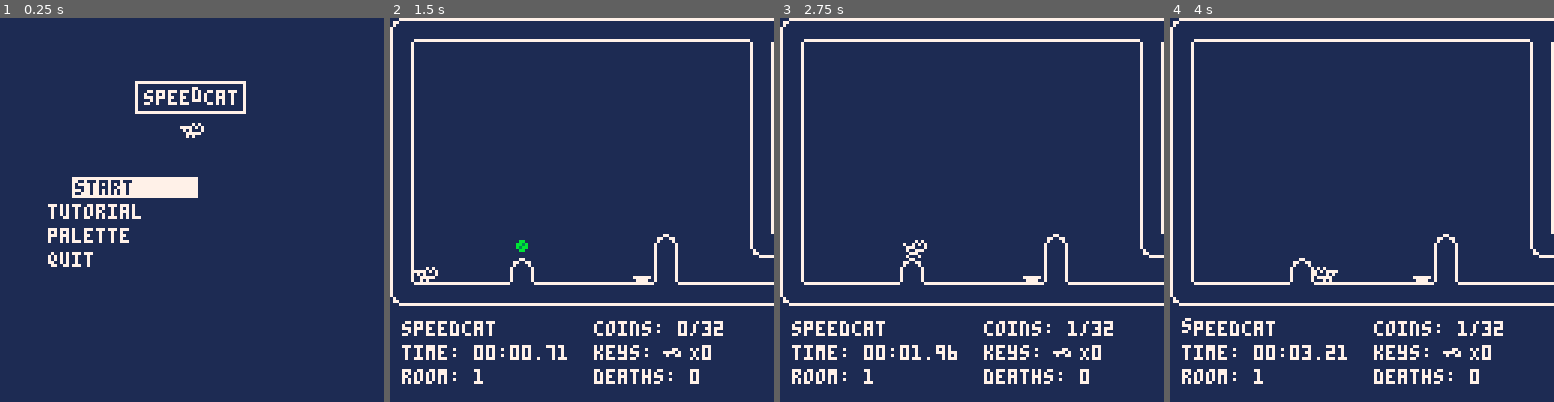
Above: before the commit, frames 1-4 (left to right).
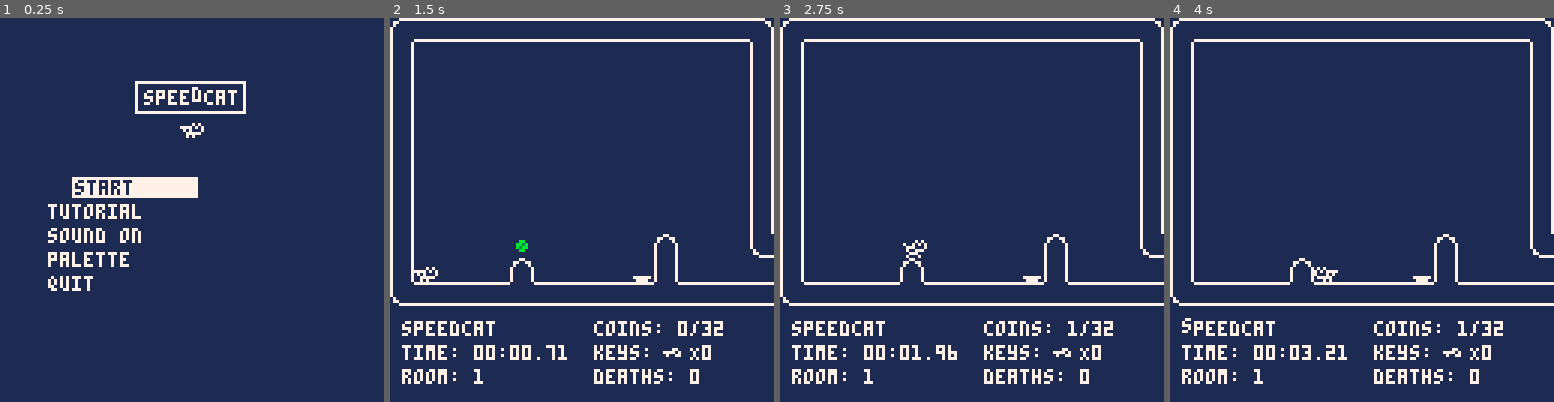
Above: after the commit, the same moments.

Repository: fletchmakes/speedcat
Game: PICO-8 cartridge speedcat.p8
The game is run twice, just before and just after one commit, with the same random seed, the same clock (stepped at 60 frames per second) and the same inputs.
Inputs:
- Up to frame 1 (0.25 s): no input
- Up to frame 2 (1.5 s): tap X (X key) at 0.33, 1.07 s; tap O (Z key) at 0.7 s
- Up to frame 3 (2.75 s): hold Right 1.6-2.1 s; tap O (Z key) at 1.7, 2.1, 2.5 s; tap X (X key) at 1.85 s; hold Up 2.15-2.42 s; hold Right from 2.47 s (still down)
- Up to frame 4 (4 s): tap O (Z key) at 2.9, 3.3, 3.7 s; tap X (X key) at 2.97 s; release Right at 3.03 s; hold Left 3.08-3.58 s; hold Down 3.63-3.97 s

The runs differ from the first frame. In frame 1, 0.9% of the frame differs, in the area x 12-37%, y 54-72%; in frame 2, less than 0.1%; in frame 3, less than 0.1%; in frame 4, less than 0.1%.

Commit message:
fix crate collisions

Diff:
--- a/speedcat.p8
+++ b/speedcat.p8
@@ -16,6 +16,7 @@
 double_tick = false
 double_double_tick = false
 game_started = false
+muted = false
 background_col = 1
 foreground_col = 7
 deaths = 0
@@ -56,9 +57,9 @@
 function _draw()
     cls(background_col)
     draw_objects()
+    if (not muted) then play_music() end
     if (game_started) then
         show_stats()
-        -- play_music()
     end
 end
 
@@ -90,7 +91,7 @@
     -- physics
     cat.accel = 0.06
     cat.deccel = 0.1
-    cat.jaccel = -1.8
+    cat.jaccel = -1.6
     cat.saccel = -2.5
     cat.maxhvel = 1
     cat.minhvel = -1
@@ -948,6 +949,31 @@
         crate.handle_block(this, cat, horiz)
     end
 
+    crate.handle_crate = function(this, crate, horiz)
+        this.can_move = false
+        if (horiz) then
+            if (this.pos.x < crate.pos.x + crate.box.x) then
+                local oldcratex = crate.pos.x
+                local newcratex = crate.push(crate, this)
+                if (oldcratex ~= newcratex) then
+                    this.pos.x = newcratex - crate.box.x - crate.box.w - this.box.x
+                else
+                    this.handle_block(this, crate, horiz)
+                end
+            else
+                local oldcratex = crate.pos.x
+                local newcratex = crate.push(crate, this)
+                if (oldcratex ~= newcratex) then
+                    this.pos.x = newcratex + crate.box.x + crate.box.w + this.box.x
+                else
+                    this.handle_block(this, crate, horiz)
+                end
+            end
+        else
+            this.handle_block(this, crate, horiz)
+        end
+    end
+
     crate.push = function(this, ent)
         this.dx = this.dx + ent.dx
         this.update(this)
@@ -995,7 +1021,7 @@
 
     -- if this is a half block; adjust hitbox
     if (num == 72) or (num == 73) or (num == 74) or (num == 75) then
-        block.box = { x=0, y=4, w=8, h=4 }
+        block.box = { x=0, y=5, w=8, h=3 }
     end
 
     block.draw = function(this)
@@ -1015,7 +1041,7 @@
     main_menu.basex = 16
     main_menu.basey = 54
     -- option strings
-    main_menu.options = { "start", "tutorial", "palette", "quit" }
+    main_menu.options = { "start", "tutorial", "sound on", "palette", "quit" }
     -- option objects
     main_menu.opts = {}
     main_menu.selection = nil
@@ -1228,6 +1254,16 @@
             delete_all_objects()
             local tutorial = init_tutorial()
             add(objects, tutorial)
+        end
+
+        if (this.message == "sound on") or (this.message == "sound off") then
+            if (this.message == "sound on") then
+                muted = true
+                this.message = "sound off"
+            else
+                muted = false
+                this.message = "sound on"
+            end
         end
 
         if (this.message == "palette") then
@@ -1654,8 +1690,8 @@
 07700000000000000000077007700000000007707000000000000007700000070000000000000000000000000000000000000000000000000000000000000000
 07000000000000000000007007000000000000707000000000000007700000070000000000000000000000000000000000000000000000000000000000000000
 70000000000000000000000770000000000000077000000000000007700000070000000000000000000000000000000000000000000000000000000000000000
-70000000000000000000000770000000000000077000000000000007700000070777777777777777777777700777777000000000000000000000000000000000
-70000000000000000000000707000000000000707000000000000007700000077000000000000000000000077000000700000000000000000000000000000000
+70000000000000000000000770000000000000077000000000000007700000070000000000000000000000000000000000000000000000000000000000000000
+70000000000000000000000707000000000000707000000000000007700000070777777777777777777777700777777000000000000000000000000000000000
 70000000000000000000000707700000000007707000000000000007700000077000000000000000000000077000000700000000000000000000000000000000
 70000000000000000000000700077777777770007000000000000007700000077000000000000000000000077000000700000000000000000000000000000000
 70000000000770000000000700077000777777777000000000000007700000070000000000000000000000000000000000000000000000000000000000000000
@@ -1683,7 +1719,7 @@
 00000000000000000000000000000000000000000000000000000000000000000000000000000000000000000000000000000000000000000000000000000000
 00000000000000000000000000000000000000000000000000000000000000000000000000000000000000000000000000000000000000000000000000000000
 04454545144545454545454545760046044545454545454545454545454545240445454545454545454545454545452404454545454545454545454545454524
-04454545454544000034454545454524044545454545454545454545454545240445454545454545454545454545452404454545454545454545454545454524
+04454545454526000006454545454524044545454545454545454545454545240445454545454545454545454545452404454545454545454545454545454524
 46000000460000000000000000000046460000000000000000000000000000464600000000000000000000000000004646630000000000000000000000000046
 46000000000000000000000000000046460000000000000000000000000000464600000000000000000000000000004646000000000000000000000000000046
 4600000046210084a40000000300b446460000000000000000000000000000464600000000000000000000000000004646000000000000000000000000000046
@@ -1704,7 +1740,7 @@
 26000000000000000000000000000046460000000000000000000000000000464600000000000000000000000000004646000000000000000000000000000046
 4600461212124612121212124612124605240000000000700023102100000046050025b400000003000000b40043104646700000000000230000000000000000
 00000000000000000000000000000046460000000000000000000000000000464600000000000000000000000000004646000000000000000000000000000046
-46000545454516454545454516454526061645454545454545454545240000460616164545454545454545454545452606454545454545454545454545454545
+46000545454516454545454516454526061645454545454545454545240000460616161645454545454545164545452606454545454545454545454545454545
 45454545454545454545454545454526064545454545454545454545454545260645454545454545454545454545452606454545454545454545454545454526
 00000000000000000000000000000000000000000000000000000000000000000000000000000000000000000000000000000000000000000000000000000000
 00000000000000000000000000000000000000000000000000000000000000000000000000000000000000000000000000000000000000000000000000000000
@@ -1718,17 +1754,17 @@
 04454545454545454545454545454524044545454545454545454545454545240445454545454545454545454545452404454545454545454545454545454524
 46000000000000000000000000000046466300000000000000000000000070464600000000000000000000000000004646000000000000000000000000000046
 46000000000000000000000000000046460000000000000000000000000000464600000000000000000000000000004646000000000000000000000000000046
-46000000000000000000000000000046460000000034454545454545454545254600000000000000000000000000004646000000000000000000000000000046
+46000000000000000000000000000046460000000000344545454545454545254600000000000000000000000000004646000000000000000000000000000046
 46000000000000000000000000000046460000000000000000000000000000464600000000000000000000000000004646000000000000000000000000000046
 46000000000000000000000010000046460000007000000000000000000000464600000000000000000000000000004646000000000000000000000000000046
 46000000000000000000000000000046460000000000000000000000000000464600000000000000000000000000004646000000000000000000000000000046
-46020000001500000000000000000046460000344544000000001000000000464600000000000000000000000000004646000000000000000000000000000046
+46020000001500000000000000000046460000344544000000001000560000464600000000000000000000000000004646000000000000000000000000000046
 46000000000000000000000000000046460000000000000000000000000000464600000000000000000000000000004646000000000000000000000000000046
-05440000000000000000000035000006260000000000002300001300000000464600000000000000000000000000004646000000000000000000000000000046
+05440000000000000000000035000006260000000000005600001300000000464600000000000000000000000000004646000000000000000000000000000046
 46000000000000000000000000000046460000000000000000000000000000464600000000000000000000000000004646000000000000000000000000000046
-46000000000000000070000046000000000200000000002300000000000070464600000000000000000000000000004646000000000000000000000000000046
+46000000000000000070000046000000000200000000000000000000000070464600000000000000000000000000004646000000000000000000000000000046
 46000000000000000000000000000046460000000000000000000000000000464600000000000000000000000000004646000000000000000000000000000046
-46000000000000000056000006454514144400000000000000000000002366254600000000000000000000000000004646000000000000000000000000000046
+46000000000000000056000006454514144400000000000000000000005666254600000000000000000000000000004646000000000000000000000000000046
 46000000000000000000000000000046460000000000000000000000000000464600000000000000000000000000004646000000000000000000000000000046
 46000000000000000000000000000046460000000000000013131300000000464600000000000000000000000000004646000000000000000000000000000046
 46000000000000000000000000000046460000000000000000000000000000464600000000000000000000000000004646000000000000000000000000000046
@@ -1869,34 +1905,34 @@
 
 
 __map__
-4054545454545454545454545454544141545454545454545454545454545442405454545454545454545454545454424054545454545454545454545454544240545454545454545454545454545442405454545454545454545454545454424054545454545454545454545454544240545454545454545454545454545442
+4054545454545454545454545454544240545454545454545454545454545442405454545454545454545454545454424054545454545454545454545454544240545454545454545454545454545442405454545454545454545454545454424054545454545454545454545454544240545454545454545454545454545442
 6400000000000000000000000000006464360000000000000000000000000064640000000000000000000000000000606225000000000000000000000000006464360000000000000000000000000060620000000000000000000000000000646400000000000000000000000000006464000000000000000000000000000064
 6400000000000000000000000000006464000000000000000000000000000064640000000000000000000000000000000000000000000000000000000000006464000000000000000000000000000000000000000000000000000000000000646400000000000000000000000000006464000000000000000000000000000064
-6400000000000000000000000000006464000000000000000000000000000064640100000000000000000000000043414144000000000000000000000000006464000000000000000000000000004041414400000000000000000000000000646400000000000000000000000000006464000000000000000000000000000064
+6400000000000000000000000000006464000000000000000000000000000064640100000000000000000000000043414144000000000000000000000000006464000000250000000000000000004041414400000000000000000000000000646400000000000000000000000000006464000000000000000000000000000064
 6400000000000000000000000000006464000000000000000000000000000060615442000000000000000000000000646400000000000000000000000000006062000000000000000000000000075052640000000000000000000000000000646400000000000000000000000000006464000000000000000000000000000064
 6400000000000000000000000000006464000000000000000000000000000000000060440000000000000000000000646400000000434400000000000000000000000000000000000031313166546152640000000000000000000000000000646400000000000000000000000000006464000000000000000000000000000064
-6400000000000000000000000000006464000000000000000000000000000100000030200000530000000000000000646400000000000000434400000020004042000000510032323200000000000064640000000000000000000000000000646400000000000000000000000000006464000000000000000000000000000064
-6400000000000000000000000000006464000000000000000000000000004341415454415454620000434400000033646400000000000000000000004067326464070000000000000000000000000064640000000000000000000000000000646400000000000000000000000000006464000000000000000000000000000064
-6400000000000000000000000000006464000000000000000000003200000064640000640000000000000000000047646400000000000000000000076400006450463200000000000000000001000064640000000000000000000000000000646400000000000000000000000000006464000000000000000000000000000064
-6400000000010000000000530000006062000000000000003100000000000064640000570000000000000000006557645054546700000000004054545600006450520000000000000000003232000064640000000000000000000000000000646400000000000000000000000000006464000000000000000000000000000064
-6420000000530000000007640000000000200000005321212121212121212164640000350053000000000000665467646412003500000000076425003200016450520700002000000000212121212164640000000000000000000000000000646400000000000000000000000000006464000000000000000000000000000064
-6054545454615454545454615454545454545454546154545454545454545462640040545461545454545454545454626054545454545454546154545454546260615454545444000043545454545461615454545454545454545454545454626054545454545454545454545454546260545454545454545454545454545462
+6400000000000000000000000000006464000000000000000000000000000100000030200000530000000000000000646400000000000000434400000020004041440000650032323200000000000064640000000000000000000000000000646400000000000000000000000000006464000000000000000000000000000064
+6400000000000000000000000000006464000000000000000000000000004341415454415454620000434400000033646400000000000000000000004067326464000000000000000000000000000064640000000000000000000000000000646400000000000000000000000000006464000000000000000000000000000064
+6400000000000000000000000000006464000000000000000000006500000064640000640000000000000000000040526400000000000000000000076400006464000000000000000000000001000064640000000000000000000000000000646400000000000000000000000000006464000000000000000000000000000064
+6400000000010000000000530000006062000000000000003100000000000064640000570000000000000000004000525054546700000000004054545600006464000000000000000000003232000064640000000000000000000000000000646400000000000000000000000000006464000000000000000000000000000064
+6420000000530000000007640000000000200000005321212121212121212164640000350053000000000000400000526412003500000000076425003200016464250000002000000000212121212164640000000000000000000000000000646400000000000000000000000000006464000000000000000000000000000064
+6054545454615454545454615454545454545454546154545454545454545462640040545461545454545454616161626054545454545454546154545454546260545454545442000040545454545461615454545454545454545454545454626054545454545454545454545454546260545454545454545454545454545462
 0000000000000000000000000000000000000000000000000000000000000000000000000000000000000000000000000000000000000000000000000000000000000000000000000000000000000000000000000000000000000000000000000000000000000000000000000000000000000000000000000000000000000000
 0000000000000000000000000000000000000000000000000000000000000000000000000000000000000000000000000000000000000000000000000000000000000000000000000000000000000000000000000000000000000000000000000000000000000000000000000000000000000000000000000000000000000000
 0000000000000000000000000000000000000000000000000000000000000000000000000000000000000000000000000000000000000000000000000000000000000000000000000000000000000000000000000000000000000000000000000000000000000000000000000000000000000000000000000000000000000000
 0000000000000000000000000000000000000000000000000000000000000000000000000000000000000000000000000000000000000000000000000000000000000000000000000000000000000000000000000000000000000000000000000000000000000000000000000000000000000000000000000000000000000000
-4054545454545454545454545454544240545454545454545454545454545442640060545454545454545454545454424054545454545454545454545454544240545454545442323243545454545442405454545454545454545454545454424054545454545454545454545454544240545454545454545454545454545442
+4054545454545454545454545454544240545454545454545454545454545442640060545454545454545454545454424054545454545454545454545454544240545454545452323260545454545442405454545454545454545454545454424054545454545454545454545454544240545454545454545454545454545442
 6400300030000000000000000000006464360000000000000000000000000064640000000000000000000000000024646400000000000000000000000000006464000000000064070000000000002564640000000000000000000000000000646400000000000000000000000000006464000000000000000000000000000064
 6400320032000000000000000000006062000000000000000000000000000064642000000000000000000000000024646400000000000000000000000000006464000000000060545454545454545452640000000000000000000000000000646400000000000000000000000000006464000000000000000000000000000064
-6400000000000000000000000000002000000000000000000000000066545452504142000053000053000053000024646400000000000000000000000000006464000000000000000000000000000064640000000000000000000000000000646400000000000000000000000000006464000000000000000000000000000064
-6401000000000000000000000000004041440000010000000000000032000064500052212164212164212164000024646400010000000000000000000000256464000000000000000000000000000064640000000000000000000000000000646400000000000000000000000000006464000000000000000000000000000064
-5042000000000000000043440000006464000000434400000000000032003364500000545461545461545456000024556154440000510000000000665454546162000000000000001200000000002564640000000000000000000000000000646400000000000000000000000000006464000000000000000000000000000064
-5052212121214042000000000007006464000000000000000032320043545452500052000000000000000000000000000020000000000000070000340000000000200000004354545454545454545452640000000000000000000000000000646400000000000000000000000000006464000000000000000000000000000064
-5061545454546156000000004341415264000000000000434400000000000060616152000000000000000000435454414154545454545454545454545454544141440000000000000000000000000064640000000000000000000000000000646400000000000000000000000000006464000000000000000000000000000064
-6400002200000022000000000050615264000000003232000000000000000020000063000000000000005100320000646400000000000000000000000000006464000700000000000000000000000164640000000000000000000000000000646400000000000000000000000000006464000000000000000000000000000064
-6405000000000000000007000057006464000043440000000000000000004041420030000000000051000000320000646425000000000000000000000000006450414142000000000000000000665452640000000000000000000000000000646400000000000000000000000000006464000000000000000000000000000064
-5041414142004041414146000034006464070000000000000000000000400052640545414146000000000000320001646407000000000000000000000000336450000000420000000000000700323364640000000000000000000000000000646400000000000000000000000000006464000000000000000000000000000064
-6061616156215561616161545467006460545454545454545454545454616162605461616161545454545454545454626054545454545454545454545454546260616161615444313143545454545462605454545454545454545454545454626054545454545454545454545454546260545454545454545454545454545462
-
-
-
+6400000000000000000000000000002000000000000000000000000043545452504142000053000053000053000024646400000000000000000000000000006464000000000000000000000000000064640000000000000000000000000000646400000000000000000000000000006464000000000000000000000000000064
+6401000000000000000000000000004041440000000100000000000032000064500052212164212164212164000024646400010000000000000000000000256464000000000000000000000000000064640000000000000000000000000000646400000000000000000000000000006464000000000000000000000000000064
+5042000000000000000043440000006464000000435444000000000032003364500000545461545461545456000024556154440000650000000000665454546162000000000000001200000000002564640000000000000000000000000000646400000000000000000000000000006464000000000000000000000000000064
+5052212121214042000000000007006464000000000000000032320043545452500052000000000000000000000000000020000000000000070000340000000000200000435454545454545454545452640000000000000000000000000000646400000000000000000000000000006464000000000000000000000000000064
+5061545454546156000000004341415264000000000000434400000000000060616152000000000000000000435454414154545454545454545454545454544141420000000000000000000000000064640000000000000000000000000000646400000000000000000000000000006464000000000000000000000000000064
+6400002200000022000000000050615264000000003232000000000000000020000063000000000000006500320000646400000000000000000000000000006450520700000000000000000000000164640000000000000000000000000000646400000000000000000000000000006464000000000000000000000000000064
+6405000000000000000007000057006464000043440000000000000000004041420030000000000065000000320000646425000000000000000000000000006450004142000000000000000000665452640000000000000000000000000000646400000000000000000000000000006464000000000000000000000000000064
+5041414142004041414146000034006464070000000000000000000000400052640540414142000000000000320001646407000000000000000000000000336450000000420000000000000700323364640000000000000000000000000000646400000000000000000000000000006464000000000000000000000000000064
+6061616156215561616161545467006460545454545454545454545454616162605461616161545454545454545454626054545454545454545454545454546260616161615442313140545454545462605454545454545454545454545454626054545454545454545454545454546260545454545454545454545454545462
+
+
+
Not shown, changed: assets/level-layout.aseprite
